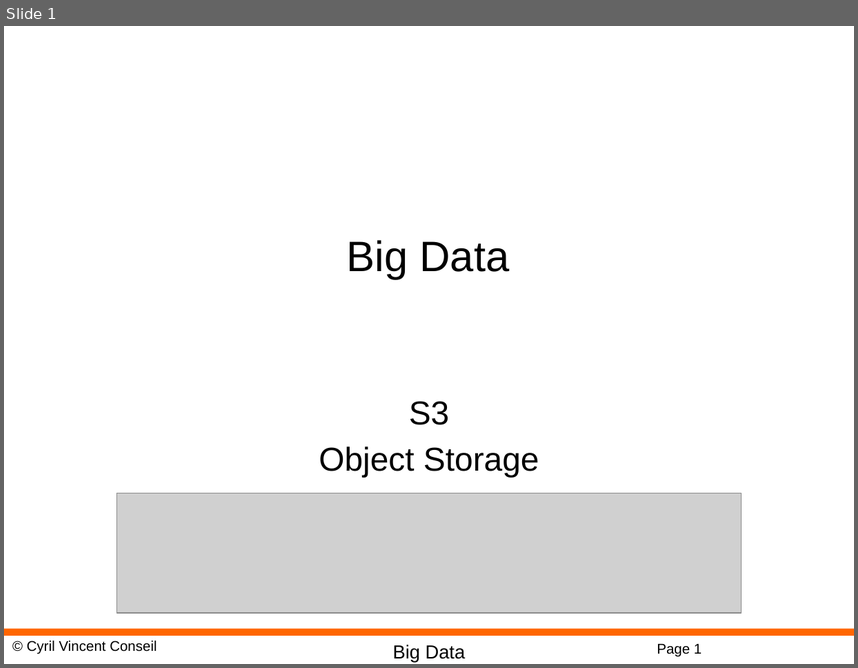
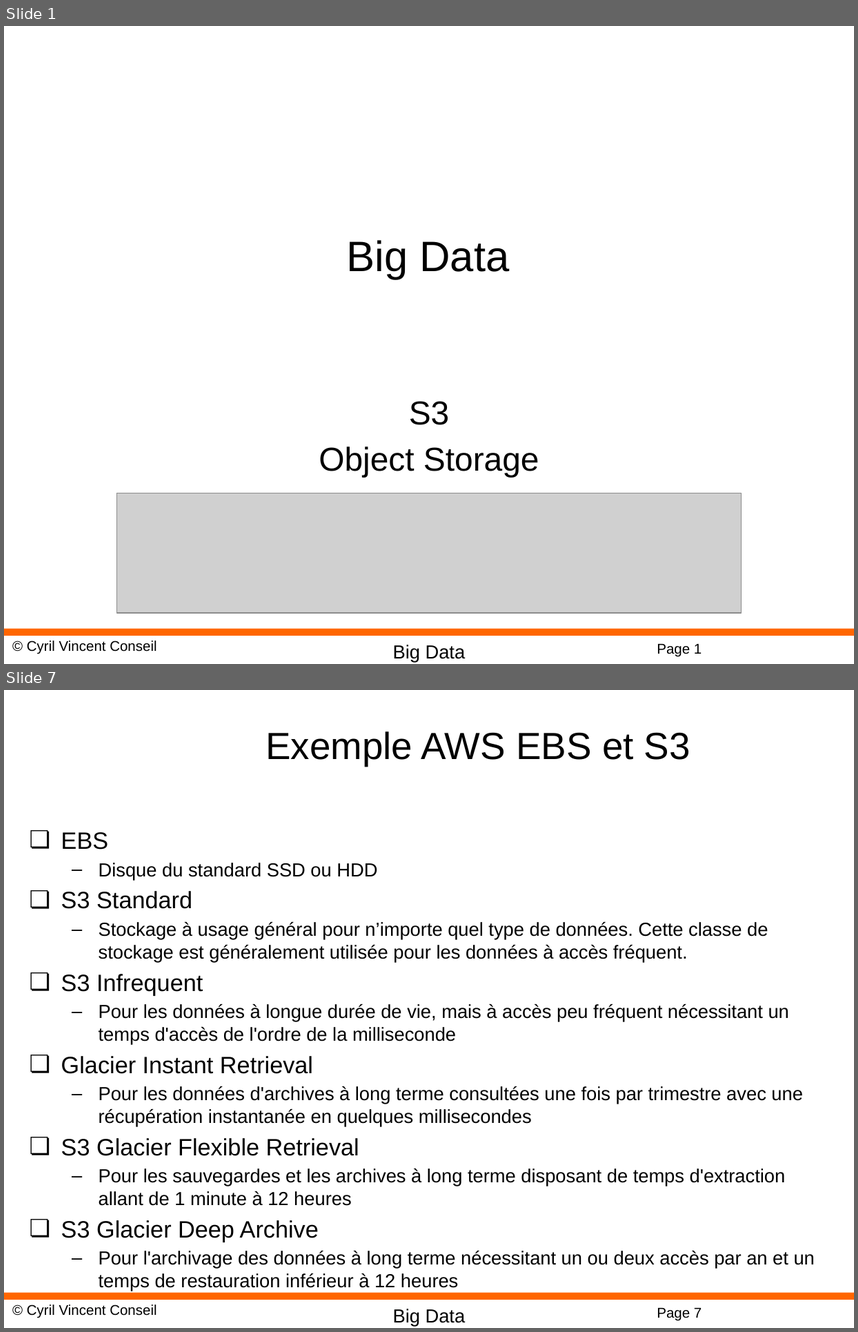
Before and after one commit to cyrilvincent/bigdata, a slide deck: ppt/BigData07-S3.pptx. Shown one above the other, each under a label of ours: slide 1 before the commit, slides 1 and 7 after it; the slides between them are not shown. The pictures are 858x668 and 858x1332 pixels, drawn with LibreOffice and Linux fonts; fonts in the diff are those of the drawing; grey boxes stand for pictures; background and template pictures are left out. Boxes give left, top, right and bottom in pixels: in the first picture for what was removed or moved away, otherwise in the second. Text is boxed around its words. In the diff, an @@ line names an element or a change of style, - is before the commit and + after.

```diff
--- a/ppt/BigData07-S3.pptx
+++ b/ppt/BigData07-S3.pptx
@@ slide 7 added at bbox=[4, 690, 854, 1328], background #FFFFFF; not listed: 4 template elements that a slide beside it also shows @@
@@ title added at bbox=[266, 731, 691, 766], 32 pt, text #000000 @@
+Exemple AWS EBS et S3
@@ text added at bbox=[61, 832, 815, 1291], 16 pt, text #000000 @@
+❏ EBS
+  – Disque du standard SSD ou HDD
+❏ S3 Standard
+  – Stockage à usage général pour n’importe quel type de données. Cette classe de stockage est généralement utilisée pour les données à accès fréquent.
+❏ S3 Infrequent
+  – Pour les données à longue durée de vie, mais à accès peu fréquent nécessitant un temps d'accès de l'ordre de la milliseconde
+❏ Glacier Instant Retrieval
+  – Pour les données d'archives à long terme consultées une fois par trimestre avec une récupération instantanée en quelques millisecondes
+❏ S3 Glacier Flexible Retrieval
+  – Pour les sauvegardes et les archives à long terme disposant de temps d'extraction allant de 1 minute à 12 heures
+❏ S3 Glacier Deep Archive
+  – Pour l'archivage des données à long terme nécessitant un ou deux accès par an et un temps de restauration inférieur à 12 heures
```
Also in this commit, not shown: 1 slide changed, 5 other slides added, 24 slides removed, 11 other files.
